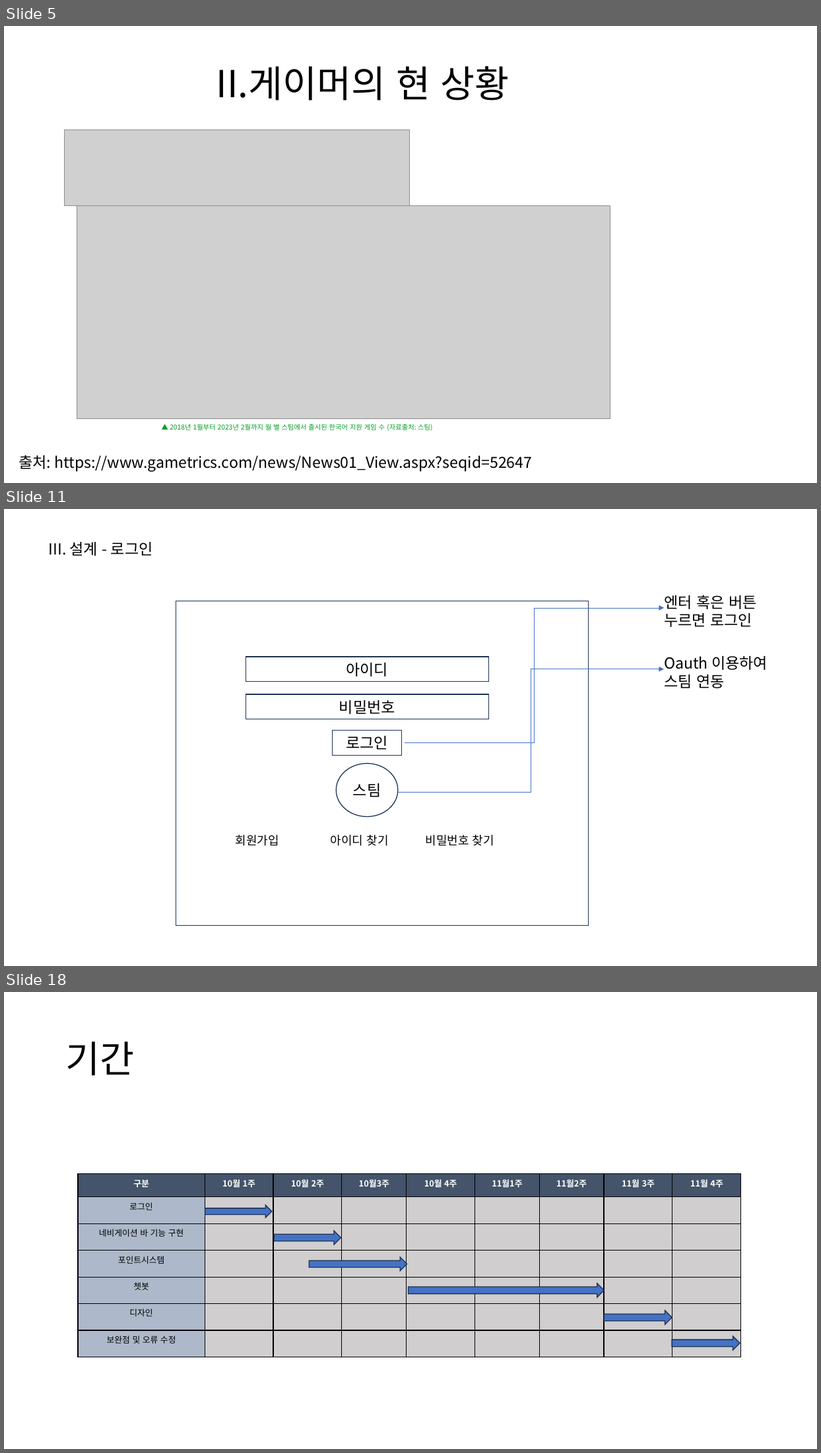
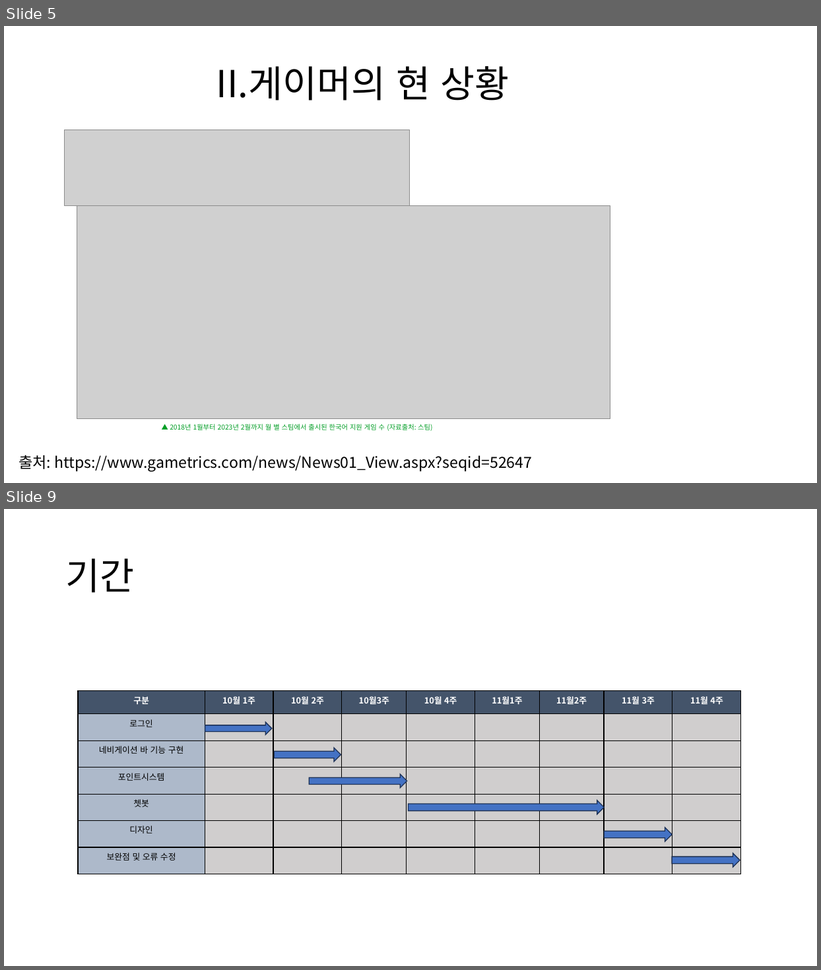
Before and after one commit to chlwlsgh777/project, a slide deck: GamSearch(수정).pptx. Shown one above the other, each under a label of ours: slides 5, 11 and 18 before the commit, slides 5 and 9 after it; the slides between them are not shown. The pictures are 821x1453 and 821x970 pixels, drawn with LibreOffice and Linux fonts; fonts in the diff are those of the drawing; grey boxes stand for pictures. Boxes give left, top, right and bottom in pixels: in the first picture for what was removed or moved away, otherwise in the second. Text is boxed around its words. In the diff, an @@ line names an element or a change of style, - is before the commit and + after.

```diff
--- a/GamSearch(수정).pptx
+++ b/GamSearch(수정).pptx
@@ slide 11 removed at (4,509,817,966), background #FFFFFF @@
@@ text removed at (49,542,153,556) @@
-III. 설계 - 로그인
@@ rectangle removed at (176,601,588,925) @@
@@ text removed at (664,595,757,627) @@
-엔터 혹은 버튼 누르면 로그인
@@ elbow arrow removed from (405, 743) to (664, 608) @@
@@ rectangle removed at (246,657,488,682) @@
-아이디
@@ text removed at (664,656,768,689) @@
-Oauth 이용하여 스팀 연동
@@ elbow arrow removed from (398, 792) to (664, 669) @@
@@ rectangle removed at (246,694,488,720) @@
-비밀번호
@@ rectangle removed at (333,730,402,755) @@
-로그인
@@ ellipse removed at (337,764,398,817) @@
-스팀
@@ text removed at (236,835,279,846) @@
-회원가입
@@ text removed at (331,835,388,846) @@
-아이디 찾기
@@ text removed at (426,835,494,846) @@
-비밀번호 찾기
@@ what was slide 18 is now slide 9 @@
```
Also in this commit, not shown: 3 slides changed, 1 slide added, 9 other slides removed.
